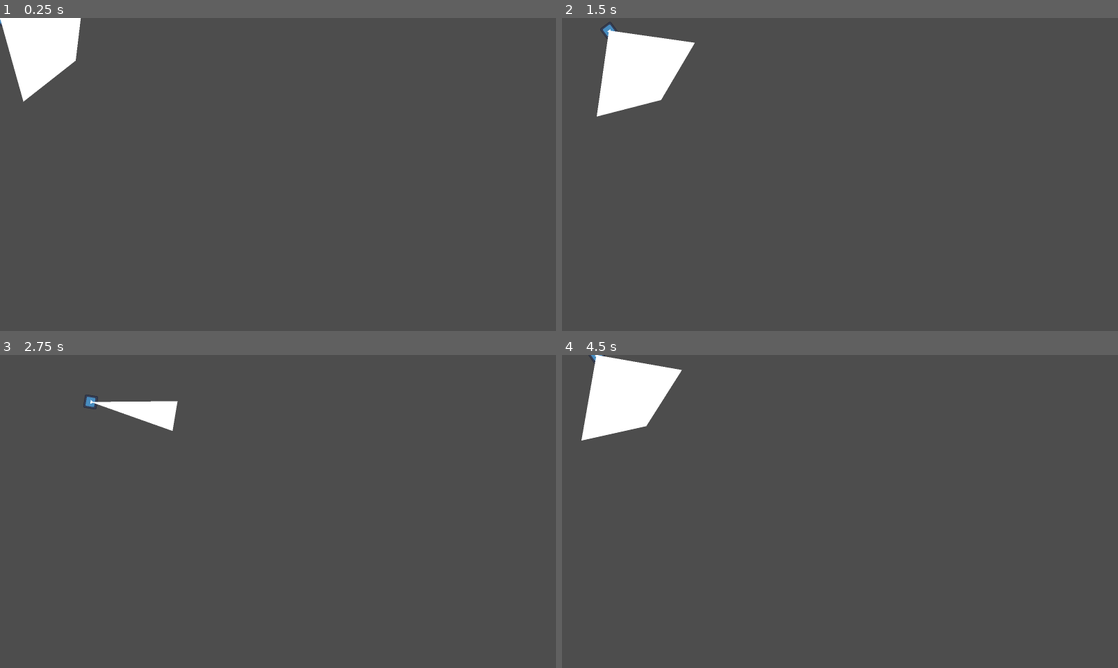
Above: before the commit, frames 1-4 (two rows, left to right).
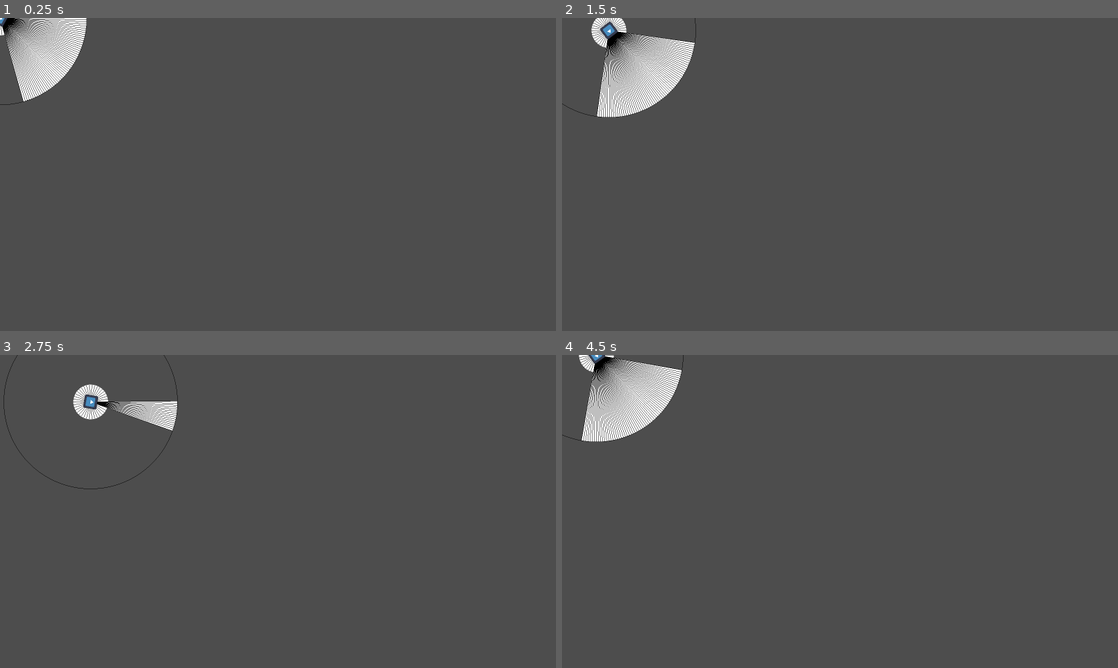
Above: after the commit, the same moments.

Repository: JYiuDev/FOV_Visualization_Demo
Game: Godot game, scene res://FOV_Entities/Observer/character.tscn
Two runs of this game, one before a commit and one after it. Both use one fixed random seed, a clock stepped at 60 frames per second and the inputs below. The engine's default icon, where the game draws it, is replaced by a stand-in: a white triangle on a blue panel in a dark square.
Inputs (mouse positions are in pixels of both pictures, inside the frame that each line leads up to):
- Up to frame 1 (0.25 s): no input
- Up to frame 2 (1.5 s): tap Enter at 0.5 s; move the mouse to (962, 158) at 0.52 s; hold D (Right) 0.53-1.28 s; tap C (Change FOV) at 0.6, 1.35 s; move the mouse to (728, 190) at 1.27 s; hold S (Down) from 1.28 s (still down)
- Up to frame 3 (2.75 s): move the mouse to (333, 442) at 2.02 s; release S (Down) at 2.03 s; hold D (Right) from 2.03 s (still down); tap C (Change FOV) at 2.1 s
- Up to frame 4 (4.5 s): move the mouse to (812, 574) at 2.77 s; release D (Right) at 2.78 s; hold W (Up) 2.78-3.53 s; tap C (Change FOV) at 2.85, 3.6, 4.35 s; move the mouse to (1006, 558) at 3.52 s; hold A (Left) from 3.53 s (still down); move the mouse to (673, 464) at 4.27 s

The runs differ from the first frame. In frame 1, 1.9% of the frame differs, in the area x 0-16%, y 0-28%; in frame 2, 2.6%, in the area x 0-25%, y 0-32%; in frame 3, 1.0%; in frame 4, 2.4%.
Error before the commit: Invalid access to property or key 'viewRadius' on a base object of type 'Nil'. (res://FOV_Entities/Observer/FOVDebug.gd:16)

Commit message:
update
added comments to explain the function of certain shaders and make finding their usage node a bit easier

Diff:
--- a/FOV_Entities/Observer/character.tscn
+++ b/FOV_Entities/Observer/character.tscn
@@ -15,6 +15,7 @@
 moveSpeed = 180.0
 
 [node name="Sprite2D" type="Sprite2D" parent="."]
+z_index = 2
 rotation = 1.5708
 scale = Vector2(0.3, 0.3)
 texture = ExtResource("1_vhn2i")
@@ -24,13 +25,17 @@
 
 [node name="FOV" type="Node2D" parent="."]
 script = ExtResource("2_cl2k0")
+peripheralRadius = 50.0
 viewRadius = 250.0
 viewAngle = 90.0
 maxViewAngle = 90.0
 minViewAngle = 20.0
+ringResolution = 0.1
+raycastResolution = 0.7
 
-[node name="FOV_DebugDraw" type="Node2D" parent="FOV"]
+[node name="FOV_DebugDraw" type="Node2D" parent="FOV" node_paths=PackedStringArray("fow")]
 z_index = 1
 script = ExtResource("2_j3h7k")
+fow = NodePath("..")
 
 [node name="FOV_Mesh" type="MeshInstance2D" parent="FOV"]
--- a/Shaders/FOV_Cull.gdshader
+++ b/Shaders/FOV_Cull.gdshader
@@ -2,6 +2,8 @@
 //Normalmap texture that tells which areas are visible
 uniform sampler2D mask_texture;
 
+//User: Player viewport container
+//Function: Parse the normal map texture and process pixels that are marked as visible or invisible differently
 
 void fragment() {
 	vec4 color = texture(TEXTURE, UV);
--- a/Shaders/meshNormal.gdshader
+++ b/Shaders/meshNormal.gdshader
@@ -3,6 +3,9 @@
 uniform vec4 non_mesh_color: source_color;
 uniform vec4 fov_mesh_color: source_color;
 
+//User: Camera node in the normal map viewport
+//Goal: This script converts anything that isnt the same colour as the generated FOV mesh into another color(black)
+//This is to generate a black and white normal map with the same dimensions as the screen to represent areas within or without the FOV
 void fragment() {
 	// Called for every pixel the material is visible on.
 	vec4 current_color = texture(TEXTURE,UV);
@@ -10,12 +13,4 @@
 	{
 		COLOR = non_mesh_color;
 	}
-	//else{
-		//COLOR.a = 0.0;
-	//}
 }
-
-//void light() {
-	// Called for every pixel for every light affecting the CanvasItem.
-	// Uncomment to replace the default light processing function with this one.
-//}
--- a/Stage/stage.tscn
+++ b/Stage/stage.tscn
@@ -18,12 +18,12 @@
 
 [sub_resource type="ShaderMaterial" id="ShaderMaterial_npp71"]
 shader = ExtResource("4_u2yar")
-shader_parameter/non_mesh_color = null
+shader_parameter/non_mesh_color = Color(0, 0, 0, 1)
 shader_parameter/fov_mesh_color = Color(1, 1, 1, 1)
 
 [node name="Stage" type="Node2D"]
 
-[node name="ColorRect" type="ColorRect" parent="."]
+[node name="FogBackGround" type="ColorRect" parent="."]
 anchors_preset = 15
 anchor_right = 1.0
 anchor_bottom = 1.0
@@ -52,17 +52,14 @@
 z_index = 10
 
 [node name="FOV" parent="PlayerWContainer/PlayerVP/PhysicalWorld/Character" index="2" node_paths=PackedStringArray("vpMesh")]
-peripheralRadius = 50.0
 viewRadius = 350.0
 viewTransitionTime = 0.5
-ringResolution = 0.1
 raycastResolution = 0.75
 edgeThreshhold = 15.0
 vpMesh = NodePath("../../../../../NormalMapVP/PlayerFollower/NormalMesh")
 
-[node name="FOV_DebugDraw" parent="PlayerWContainer/PlayerVP/PhysicalWorld/Character/FOV" index="0" node_paths=PackedStringArray("fow")]
+[node name="FOV_DebugDraw" parent="PlayerWContainer/PlayerVP/PhysicalWorld/Character/FOV" index="0"]
 z_index = 3
-fow = NodePath("..")
 
 [node name="Camera2D" type="Camera2D" parent="PlayerWContainer/PlayerVP/PhysicalWorld/Character"]
 
--- a/TestSCripts/test_scene.tscn
+++ b/TestSCripts/test_scene.tscn
@@ -1,6 +1,9 @@
-[gd_scene load_steps=2 format=3 uid="uid://c4sdnauvjf3cx"]
+[gd_scene load_steps=3 format=3 uid="uid://c4sdnauvjf3cx"]
 
 [ext_resource type="Script" path="res://TestScenes/lerp_testing.gd" id="1_iqmv1"]
+[ext_resource type="PackedScene" uid="uid://k68dj1602unv" path="res://FOV_Entities/Observer/character.tscn" id="2_87frk"]
 
 [node name="TestScene" type="Node2D"]
 script = ExtResource("1_iqmv1")
+
+[node name="Character" parent="." instance=ExtResource("2_87frk")]
